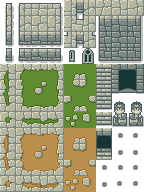
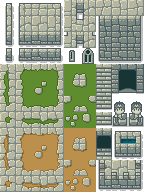
Before/after of a 144×192 layered artwork. What changed in the layer stack:
painted on "Shades" over [98, 134, 143, 191]
painted on "Layer 15" over [99, 131, 141, 189]
